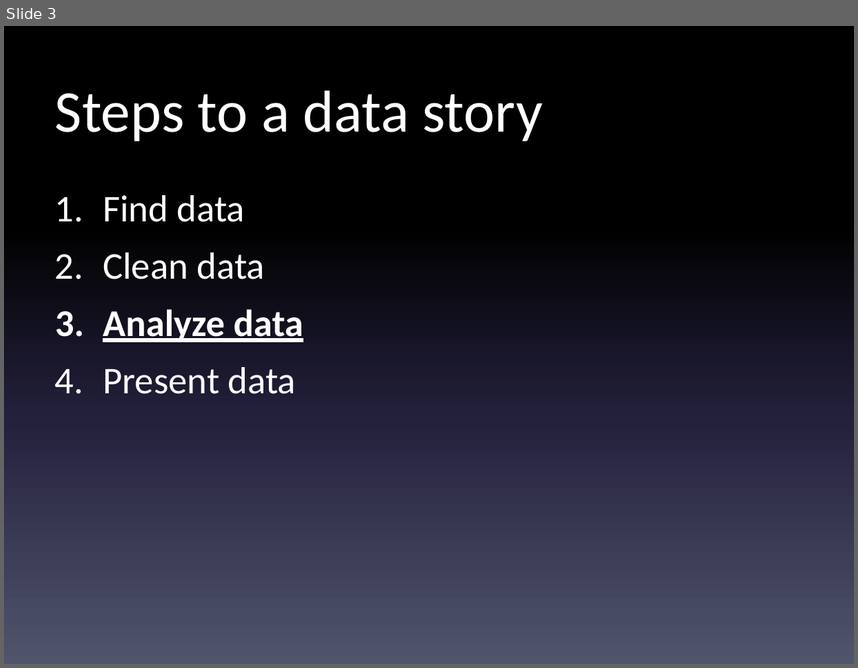
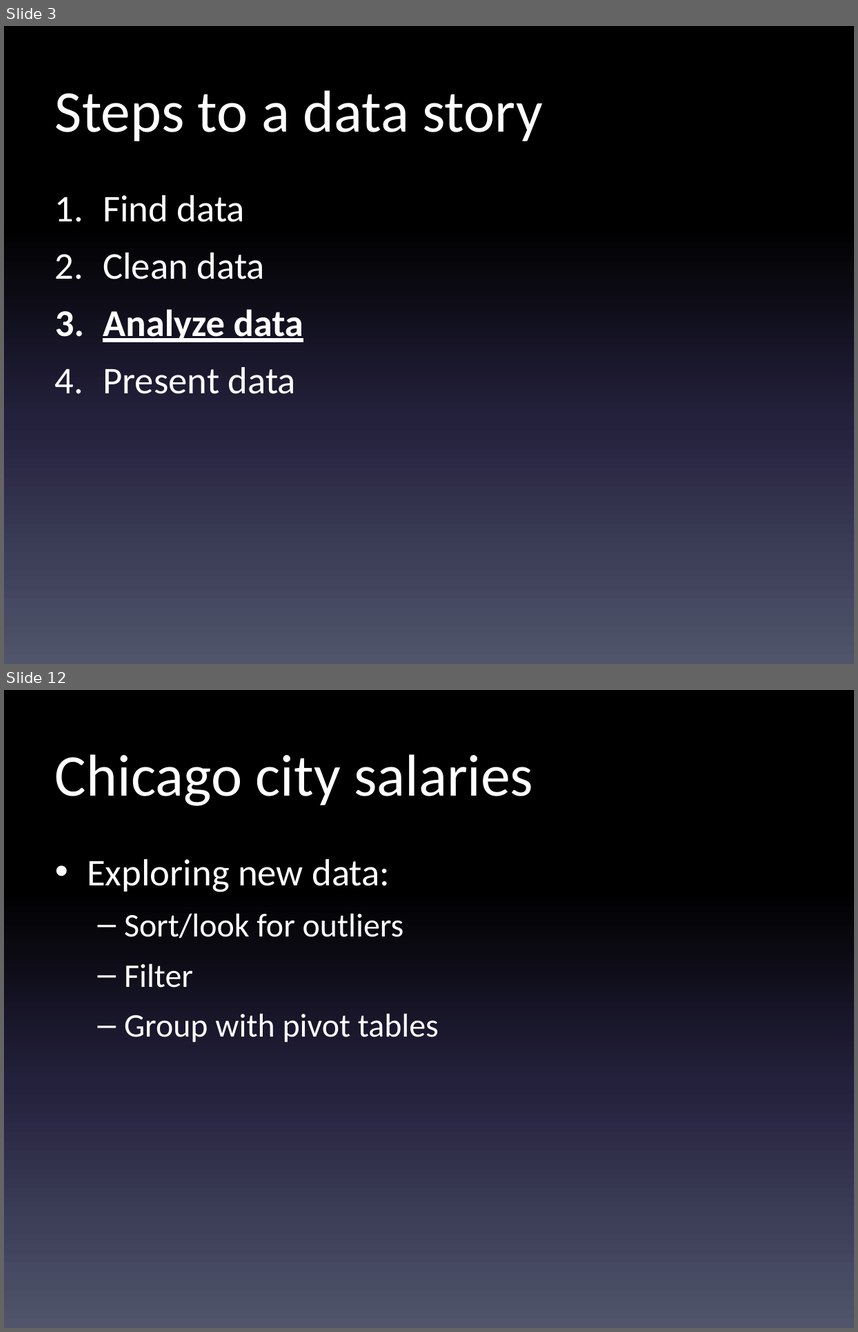
Before and after one commit to shmcminn/digitalframeworks-spring19, a slide deck: class5/digitalframeworks-5.pptx. Shown one above the other, each under a label of ours: slide 3 before the commit, slides 3 and 12 after it; the slides between them are not shown. The pictures are 858x668 and 858x1332 pixels, drawn with LibreOffice and Linux fonts; fonts in the diff are those of the drawing. Boxes give left, top, right and bottom in pixels: in the first picture for what was removed or moved away, otherwise in the second. Text is boxed around its words. In the diff, an @@ line names an element or a change of style, - is before the commit and + after.

```diff
--- a/class5/digitalframeworks-5.pptx
+++ b/class5/digitalframeworks-5.pptx
@@ slide 12 added at [4, 690, 854, 1328], background gradient #000000 to #24213E to #51566D @@
@@ title added at [55, 754, 533, 806], 50 pt, text #FFFFFF @@
+Chicago city salaries
@@ text added at [87, 859, 439, 1042], 28 pt, text #FFFFFF @@
+• Exploring new data:
+  – Sort/look for outliers
+  – Filter
+  – Group with pivot tables
```
Also in this commit, not shown: 1 slide changed, 14 other slides added, 6 other files.
